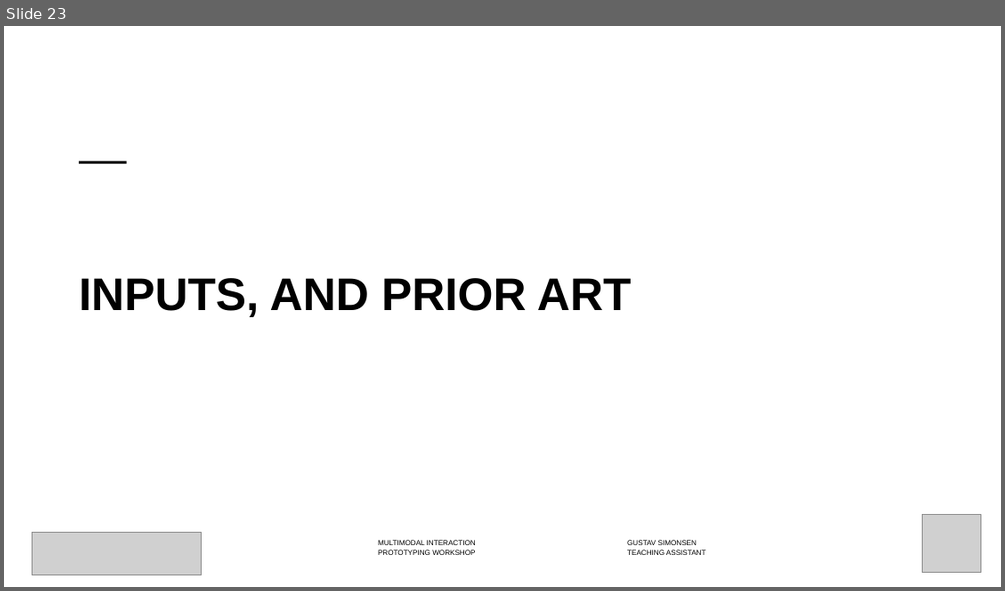
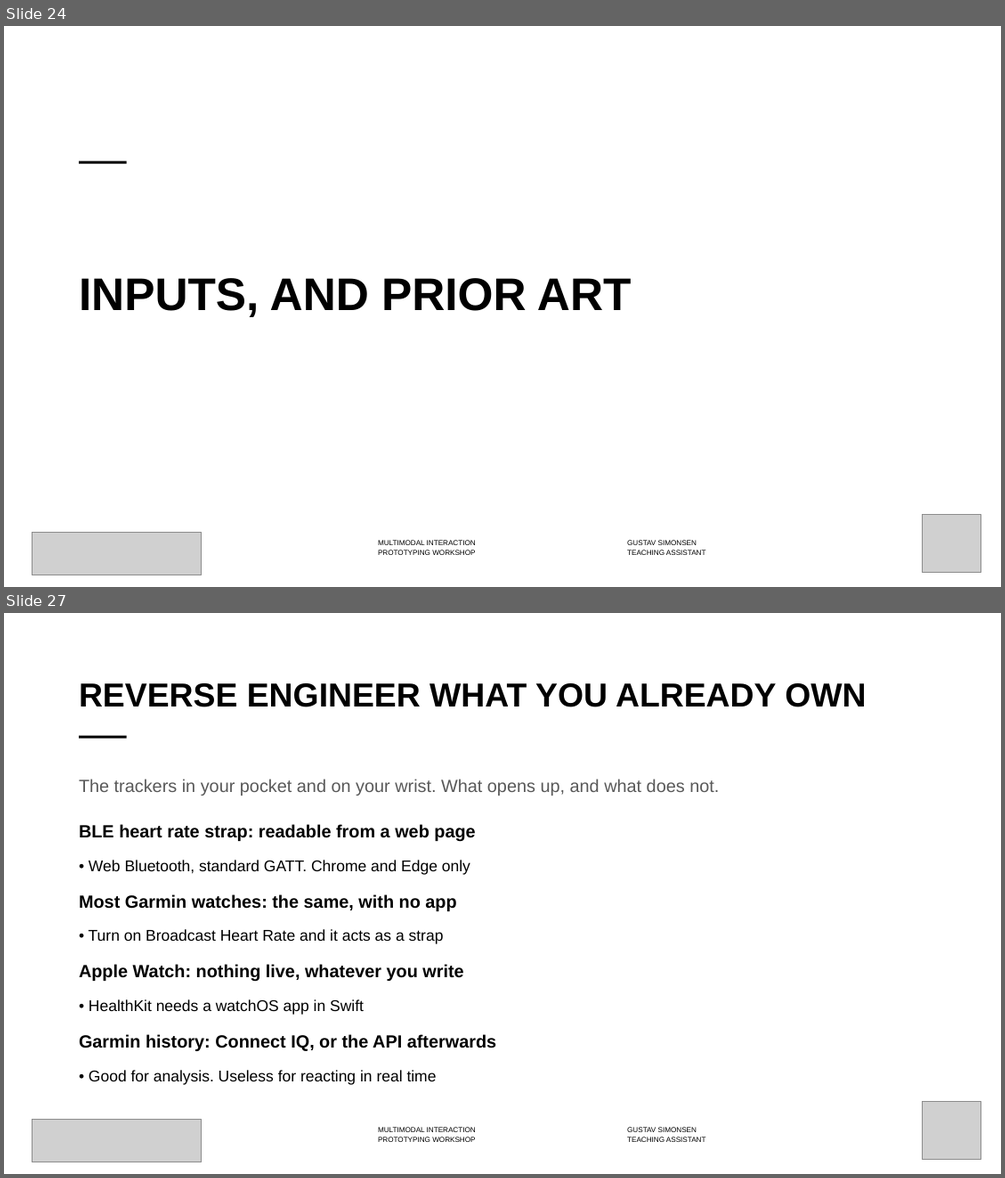
Before and after one commit to labtools-au/multimodal-actuator-workshop, a slide deck: docs/multimodal-actuator-workshop.pptx. Shown one above the other, each under a label of ours: slide 23 before the commit, slides 24 and 27 after it; the slides between them are not shown. The pictures are 1005x591 and 1005x1178 pixels, drawn with LibreOffice and Linux fonts; fonts in the diff are those of the drawing; grey boxes stand for pictures; background and template pictures are left out. Boxes give left, top, right and bottom in pixels: in the first picture for what was removed or moved away, otherwise in the second. Text is boxed around its words. In the diff, an @@ line names an element or a change of style, - is before the commit and + after.

```diff
--- a/docs/multimodal-actuator-workshop.pptx
+++ b/docs/multimodal-actuator-workshop.pptx
@@ slide 27 added at bbox=[4, 613, 1001, 1174], background #FFFFFF; not listed: 2 template elements that a slide beside it also shows @@
@@ title added at bbox=[79, 683, 866, 707], 32 pt, text #000000, bold @@
+REVERSE ENGINEER WHAT YOU ALREADY OWN
@@ rectangle added at bbox=[79, 736, 127, 738], fill #000000 @@
@@ text added at bbox=[79, 779, 719, 1085], 17 pt, text #000000 @@
+The trackers in your pocket and on your wrist. What opens up, and what does not.
+BLE heart rate strap: readable from a web page
+• Web Bluetooth, standard GATT. Chrome and Edge only
+Most Garmin watches: the same, with no app
+• Turn on Broadcast Heart Rate and it acts as a strap
+Apple Watch: nothing live, whatever you write
+• HealthKit needs a watchOS app in Swift
+Garmin history: Connect IQ, or the API afterwards
+• Good for analysis. Useless for reacting in real time
@@ picture added at bbox=[32, 1119, 202, 1162] @@
@@ picture added at bbox=[922, 1102, 980, 1159] @@
@@ what was slide 23 is now slide 24 @@
```
Also in this commit, not shown: 4 slides changed, 2 other slides added, 5 other files.
